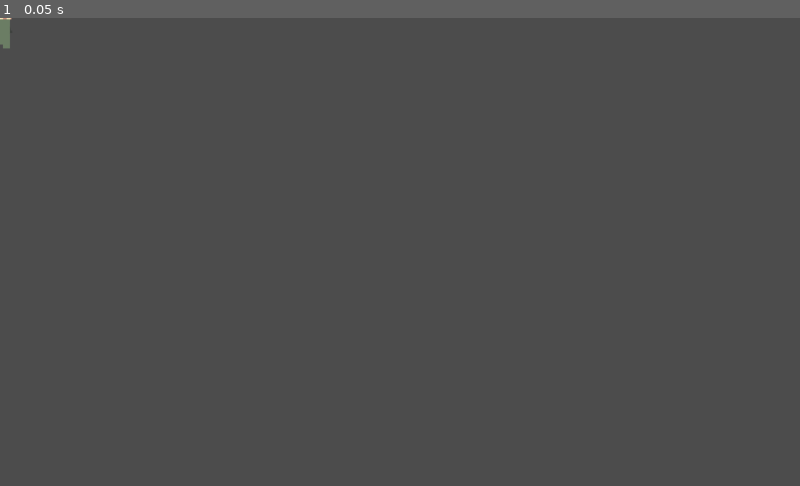
Above: before the commit, frame 1.
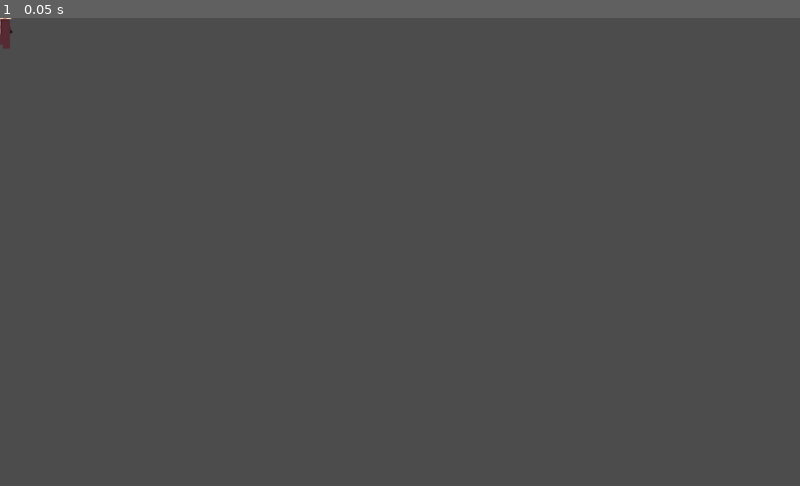
Above: after the commit, the same moment.

Repository: brocoli/global-game-jam-2019
Game: Godot game, scene res://scenes/Personagem.tscn
The game is run twice, just before and just after one commit, with the same random seed, the same clock (stepped at 60 frames per second) and the same inputs. This scene is started directly instead of the project's main scene.
Inputs:
- Up to frame 1 (0.05 s): no input

The runs differ from the first frame. In frame 1, less than 0.1% of the frame differs, in the area x 0-2%, y 0-7%.

Commit message:
godot cena

Diff:
--- a/scenes/Background.tscn
+++ b/scenes/Background.tscn
@@ -2,7 +2,7 @@
 
 [ext_resource path="res://art/cenario/fase 1.png" type="Texture" id=1]
 
-[node name="Background" type="Sprite"]
+[node name="Background" type="Sprite" index="0"]
 
 position = Vector2( 400, 300 )
 texture = ExtResource( 1 )
--- a/scenes/Personagem.tscn
+++ b/scenes/Personagem.tscn
@@ -14,7 +14,7 @@
 "speed": 5.0
 } ]
 
-[node name="Personagem" type="Node2D"]
+[node name="Personagem" type="Node2D" index="0"]
 
 [node name="PersonagemWalk" parent="." index="0" instance=ExtResource( 1 )]
 
--- a/scenes/PersonagemWalk.tscn
+++ b/scenes/PersonagemWalk.tscn
@@ -13,7 +13,7 @@
 "speed": 5.0
 } ]
 
-[node name="PersonagemWalk" type="AnimatedSprite"]
+[node name="PersonagemWalk" type="AnimatedSprite" index="0"]
 
 frames = SubResource( 1 )
 animation = "default"
Binary file removed: art/personagem/1.png
Binary file removed: art/personagem/2.png
Binary file removed: art/personagem/3.png
Binary file changed: art/personagem/personagem-cry-menor.png
Binary file changed: art/personagem/personagem-cry-menor2.png
Binary file changed: art/personagem/personagem-cry-menor3.png
